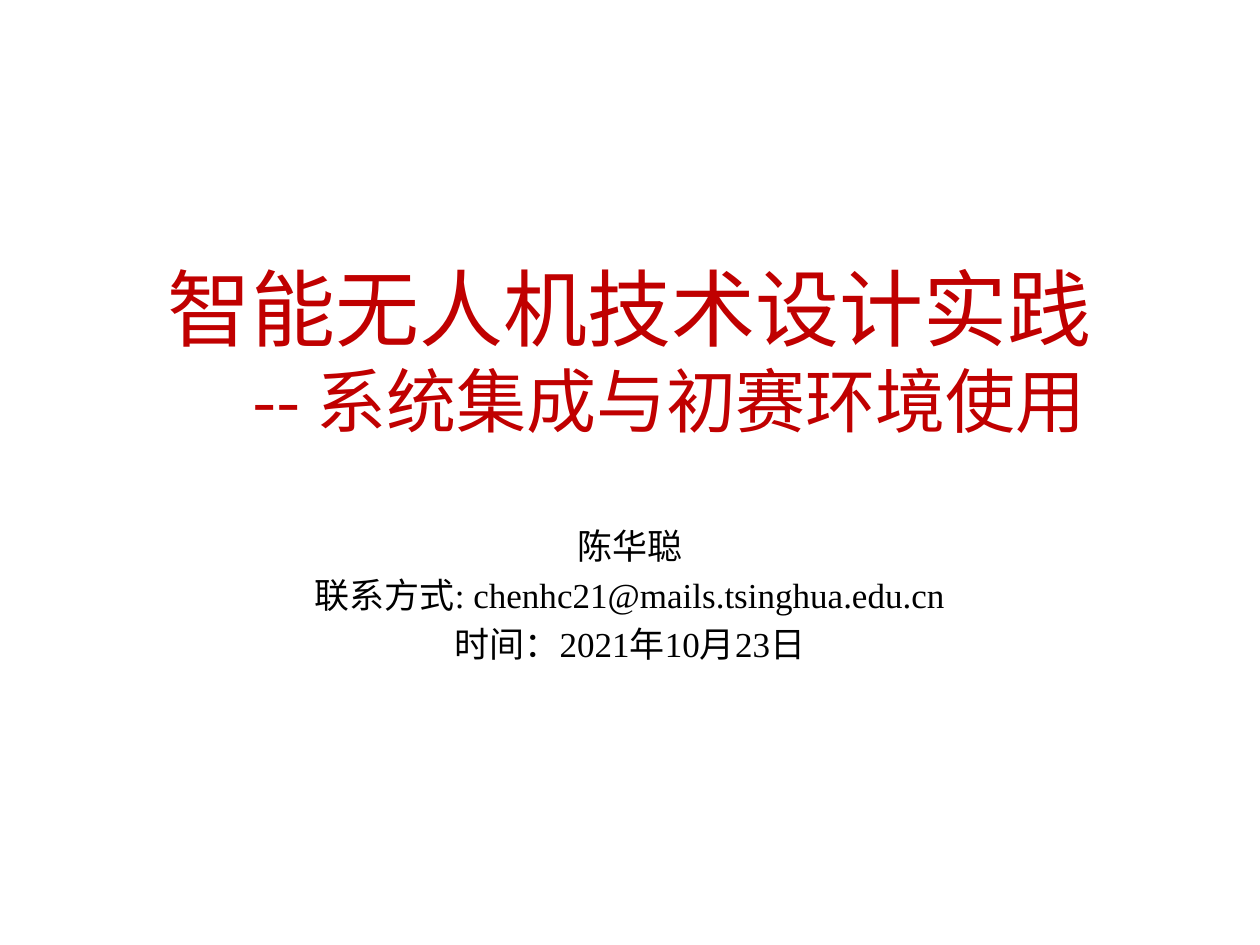
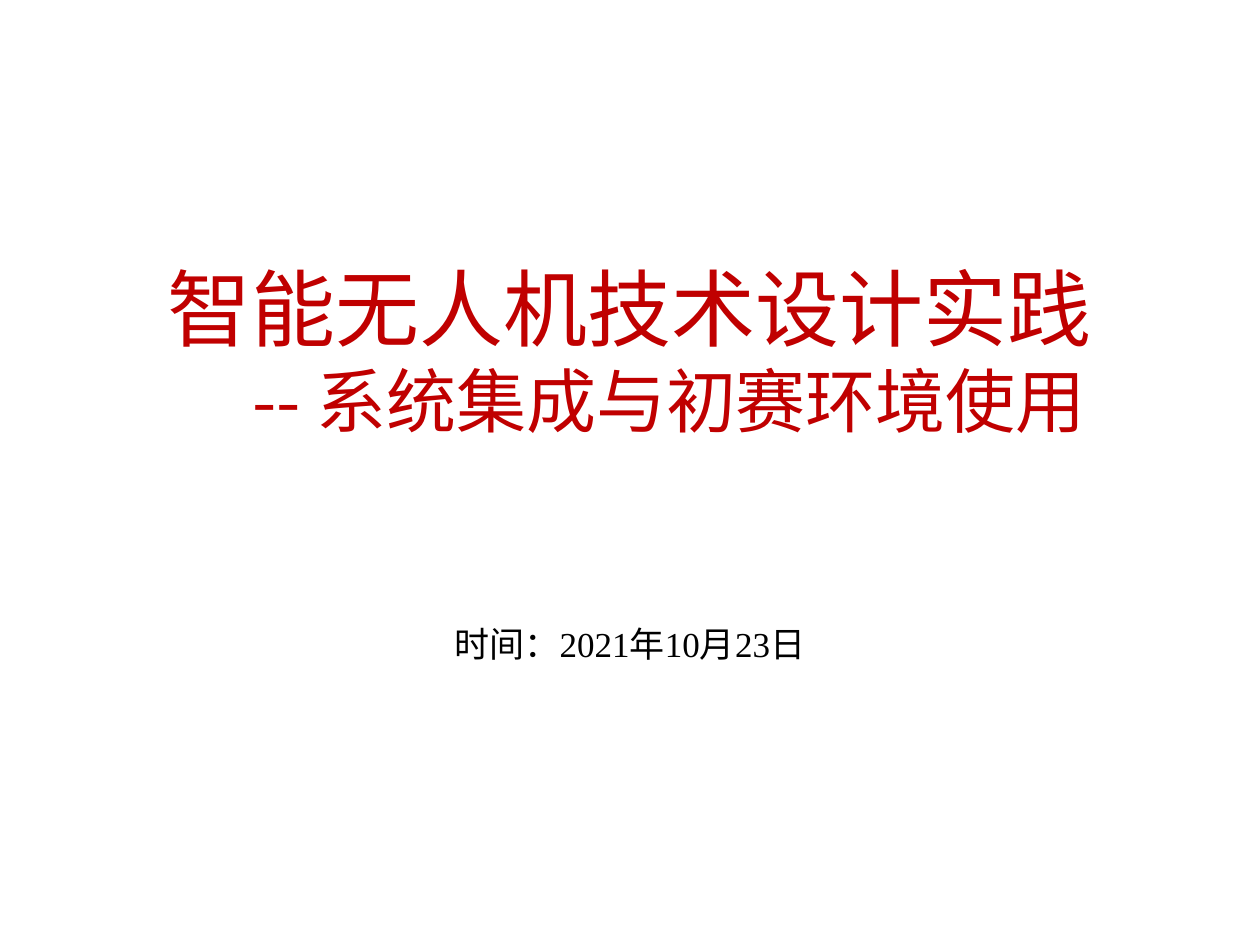
Before and after one commit to efc-robot/Thu_Drone, a slide deck: slide 1 of 第四讲/系统集成与初赛环境使用.pptx. Drawn at 1260x945 pixels with LibreOffice and Linux fonts; fonts in the diff are those of the drawing; background and template pictures are left out. Boxes give left, top, right and bottom in pixels: in the first picture for what was removed or moved away, otherwise in the second. Text is boxed around its words. In the diff, an @@ line names an element or a change of style, - is before the commit and + after.

```diff
--- a/第四讲/系统集成与初赛环境使用.pptx
+++ b/第四讲/系统集成与初赛环境使用.pptx
@@ subtitle at (315, 529, 944, 616): paragraphs removed @@
-陈华聪
-联系方式: chenhc21@mails.tsinghua.edu.cn
```
Also in this commit, not shown: 6 other files.
